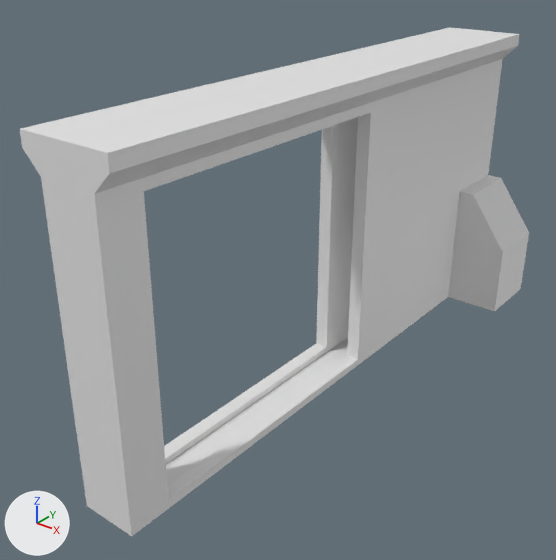
The OBJ model art/3D_Env/3D_Assets/3D_Models/Env_Models/DoorwayLargeBasic.obj, before and after one commit.
Both versions are drawn from a 50 mm lens placed at (5.15, -5.93, 5.79), pointed at (-0.36, 0.96, 1.52). Lighting does not change. The marker at lower left points along +X, +Y and +Z. The older version comes first. Where no turn or scale is listed for an object, it has been applied to the vertices.

The older version as bpy lines, for what is in view:
```python
me_doorwaylargebasic = bpy.data.meshes.new('DoorwayLargeBasic')
me_doorwaylargebasic.from_pydata(...)  # 184 vertices, 184 faces; spans x -1.15..1.15, y -2.28..5.49, z 0.1..4.1
ob_doorwaylargebasic = bpy.data.objects.new('DoorwayLargeBasic', me_doorwaylargebasic)
ob_doorwaylargebasic.location = (0.0, 0.0, 0.0)
```
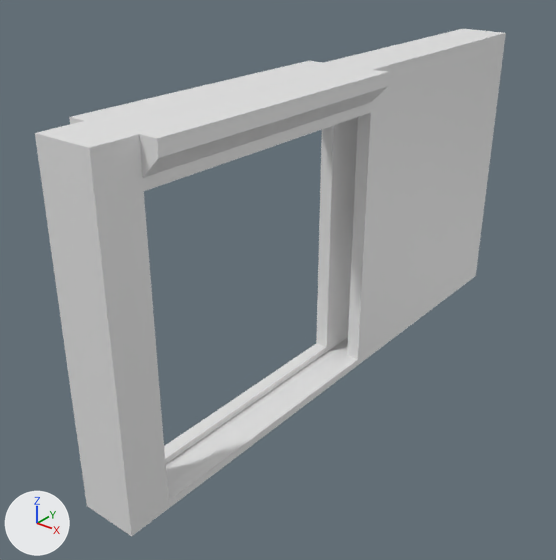
Changed parts and their boxes (x1, y1, x2, y2) in the pictures (556 x 560 px; the box of a moved part takes in the faces that stretch with it):
'DoorwayLargeBasic', reshaped (7% narrower)
    before: (20, 27, 529, 536)
    after: (35, 29, 506, 536)
part 1 of me_doorwaylargebasic, cut back
    before: (448, 175, 529, 312)
    after: (448, 176, 488, 297)
part 2 of me_doorwaylargebasic, moved or reshaped
    before: (20, 27, 520, 194)
    after: (35, 29, 506, 194)

Patch to the scene script:
```diff
--- a/art/3D_Env/3D_Assets/3D_Models/Env_Models/DoorwayLargeBasic.obj.py
+++ b/art/3D_Env/3D_Assets/3D_Models/Env_Models/DoorwayLargeBasic.obj.py
@@ me_doorwaylargebasic @@
 # used by ob_doorwaylargebasic; location = (0.0, 0.0, 0.0)
-me_doorwaylargebasic.from_pydata(...)  # 184 vertices, 184 faces; spans x -1.15..1.15, y -2.28..5.49, z 0.1..4.1
+me_doorwaylargebasic.from_pydata(...)  # 158 vertices, 158 faces; spans x -0.57..0.57, y -2.28..5.49, z 0.1..4.1
+# me_doorwaylargebasic part 1
+# 24 vertices are removed from x -1.15..1.15, y 4.48..5.49, z 0.1..1.9
+# 28 faces are deleted
+# 4 new faces join them
+# me_doorwaylargebasic part 2
+# 14 vertices are removed from x -0.57..0.57, y -2.28..5.49, z 3.94..4.1
+# 30 faces are deleted
+# 2 vertices are added at (0.35, 0.03, 4.1), (-0.35, 0.03, 4.1)
+# 10 new vertices lie (0.0, 0.0, 0.38) away from vertices in x -0.35..0.35, y -2.28..5.49, z 3.72
+# 28 new faces join them
```
